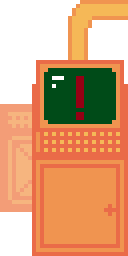
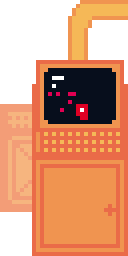
Layers edited between the first and the second 128×256 image:
showed "Layer 1 copy 10" over [44, 68, 116, 124]
showed "Layer 1 copy 9" over [44, 68, 116, 124]
